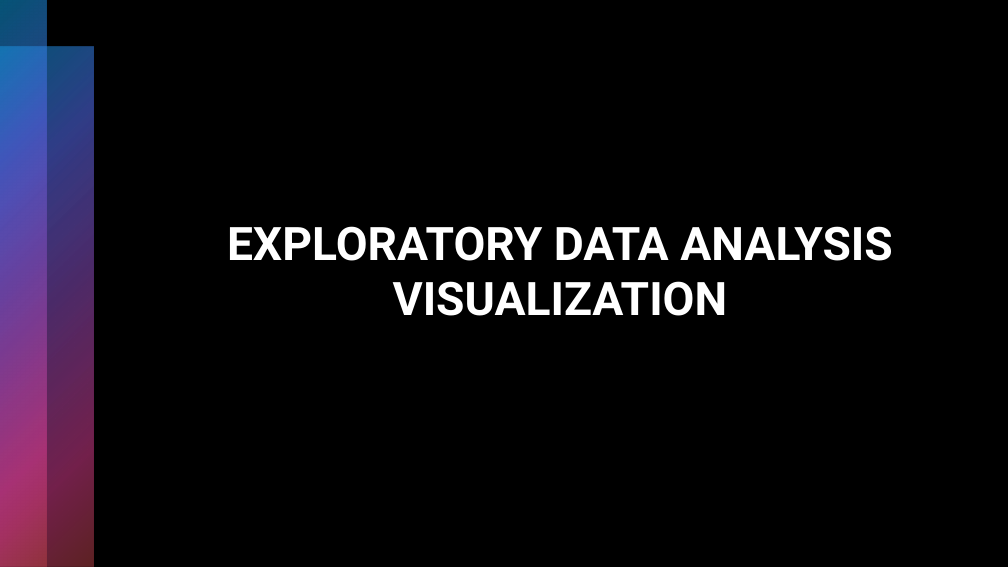
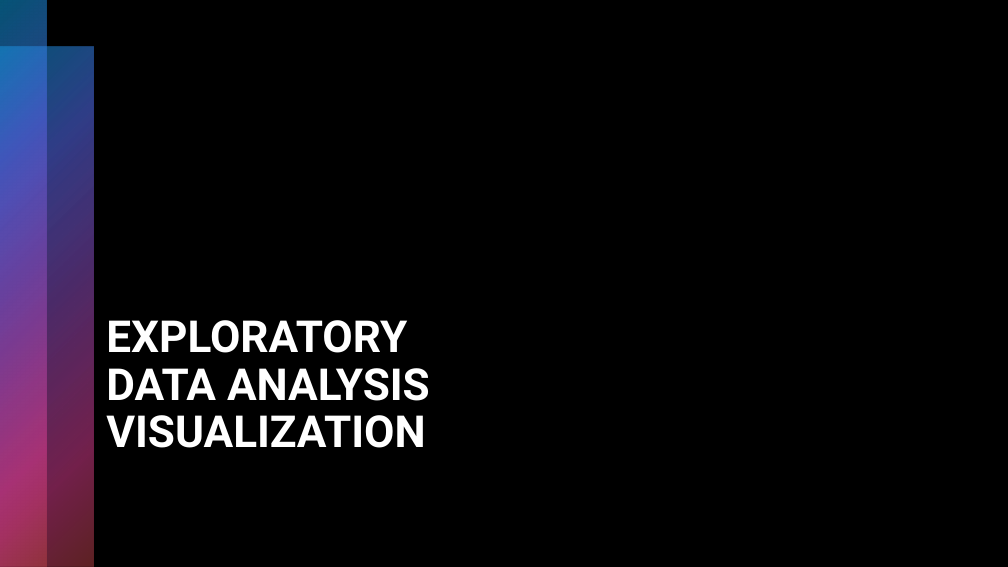
Before and after one commit to Shritej24c/drug_review_NLP, a slide deck: slide 6 of Plots/Drug Review presentation.pptx. Drawn at 1008x567 pixels with LibreOffice and Linux fonts; fonts in the diff are those of the drawing; background and template pictures are left out. Boxes give left, top, right and bottom in pixels: in the first picture for what was removed or moved away, otherwise in the second. Text is boxed around its words. In the diff, an @@ line names an element or a change of style, - is before the commit and + after.

```diff
--- a/Plots/Drug Review presentation.pptx
+++ b/Plots/Drug Review presentation.pptx
@@ rectangle added at [0, 0, 113, 567], fill gradient #0BA5E8 to #5066E1 to #894EC0 to #E54196 to #BE4449 @@
@@ rectangle added at [0, 0, 1008, 567], fill #000000 @@
@@ rectangle added at [0, 0, 663, 567], fill gradient #000000 @@
@@ rectangle added at [0, 113, 229, 567], fill gradient #0BA5E8 to #5066E1 to #894EC0 to #E54196 to #BE4449 @@
@@ title "EXPLORATORY DATA ANALYSIS VISUALIZATION": place and size @@
-title "EXPLORATORY DATA ANALYSIS VISUALIZATION" at [227, 226, 892, 316]
+title "EXPLORATORY DATA ANALYSIS VISUALIZATION" at [106, 320, 430, 448]
@@ title "EXPLORATORY DATA ANALYSIS VISUALIZATION" at [106, 320, 430, 448]: size 44 to 42 pt; alignment centre to left; line spacing 1 to 0.9 @@
```
Also in this commit, not shown: 6 other slides changed, 3 slides added, 2 slides removed, 3 other files.
